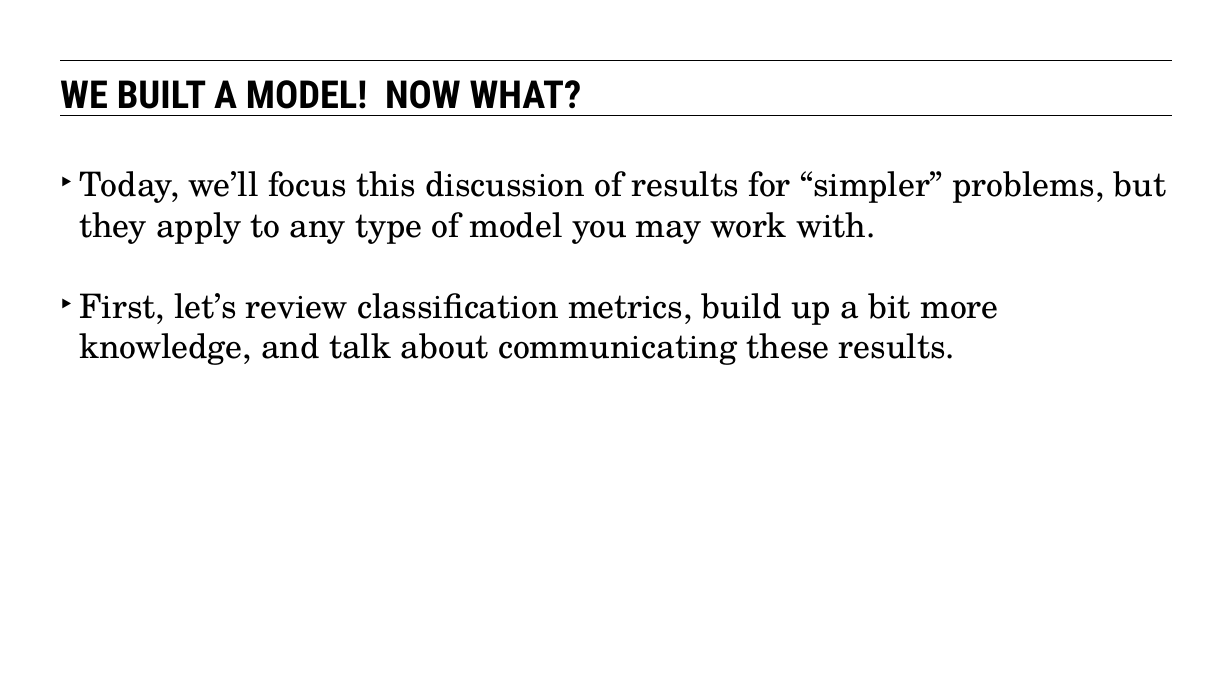
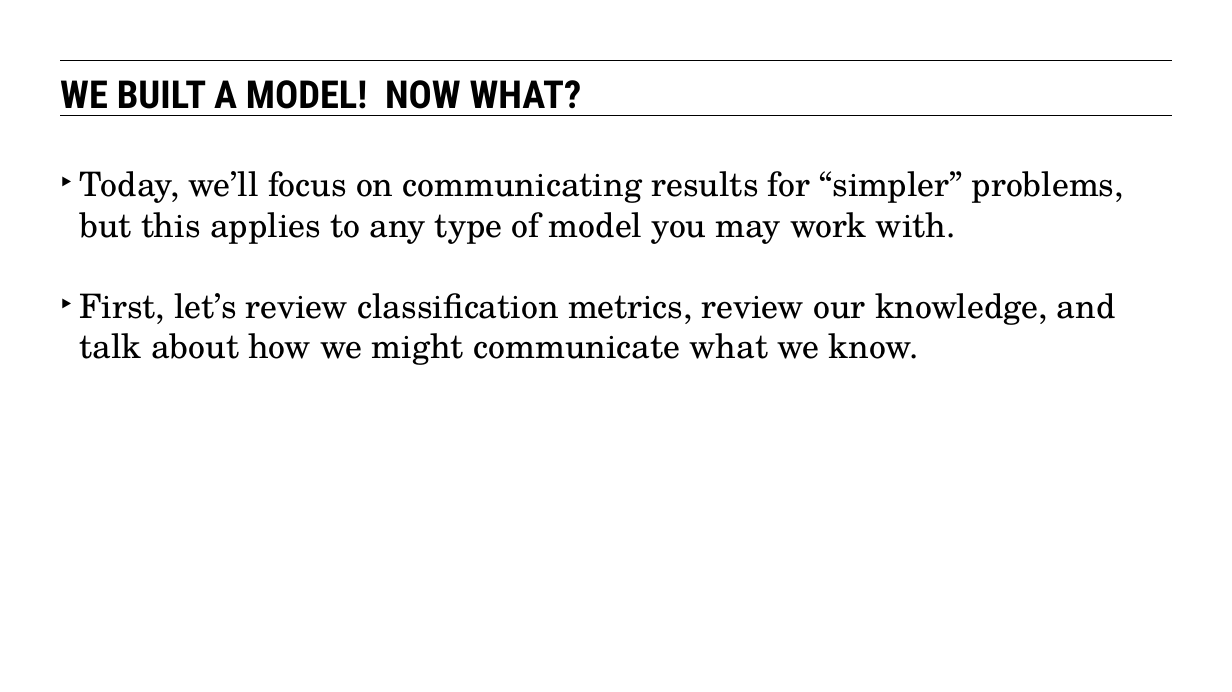
Before and after one commit to eflautt/ga-data-science, a slide deck: slide 12 of lessons/lesson-10/10-communicating-results.pptx. Drawn at 1232x692 pixels with LibreOffice and Linux fonts; fonts in the diff are those of the drawing. Boxes give left, top, right and bottom in pixels: in the first picture for what was removed or moved away, otherwise in the second. Text is boxed around its words. In the diff, an @@ line names an element or a change of style, - is before the commit and + after.

```diff
--- a/lessons/lesson-10/10-communicating-results.pptx
+++ b/lessons/lesson-10/10-communicating-results.pptx
@@ text at bbox=[79, 171, 1124, 365]: text changed @@
-‣ Today, we’ll focus this discussion of results for “simpler” problems, but they apply to any type of model you may work with.
-‣ First, let’s review classification metrics, build up a bit more knowledge, and talk about communicating these results.
+‣ Today, we’ll focus on communicating results for “simpler” problems, but this applies to any type of model you may work with.
+‣ First, let’s review classification metrics, review our knowledge, and talk about how we might communicate what we know.
```
Also in this commit, not shown: 21 other slides changed, 3 slides added, 1 slide removed.
